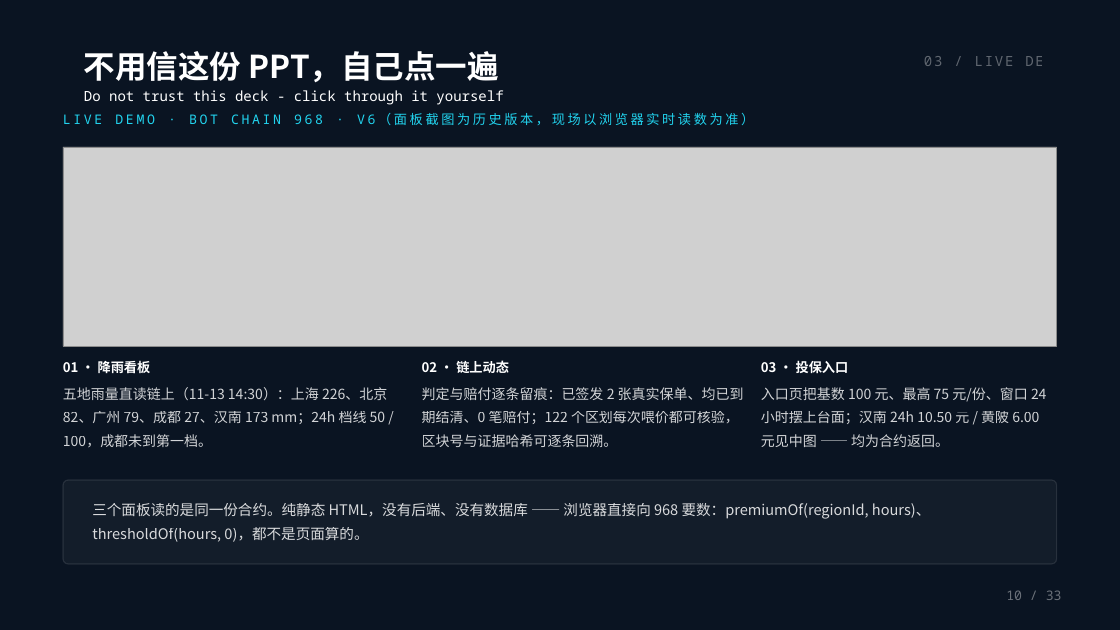
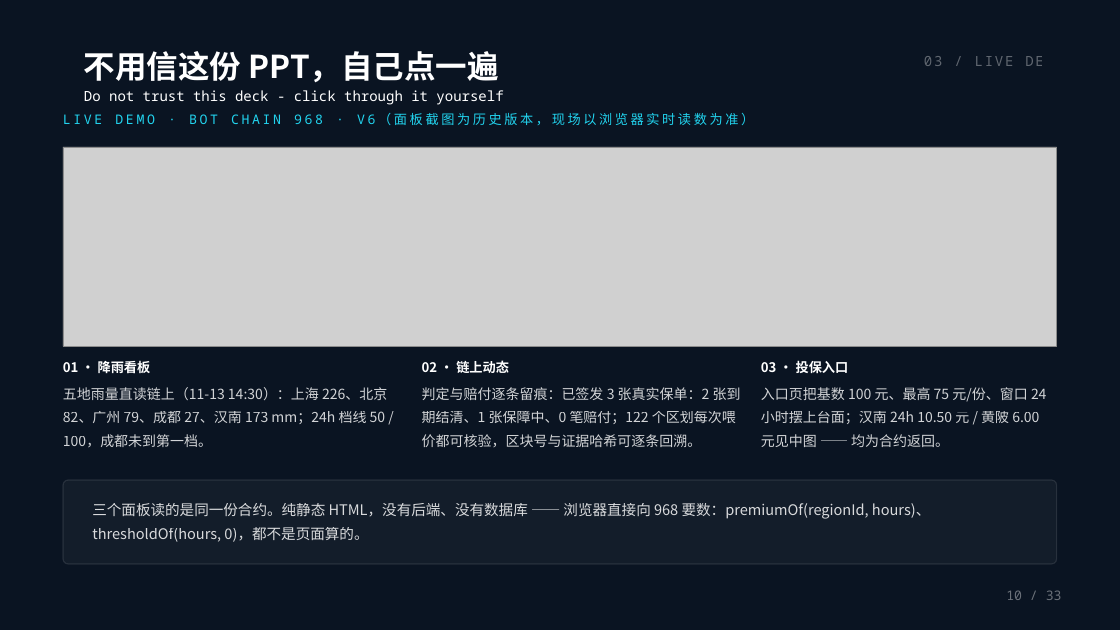
Before and after one commit to BruceLeezh/rainproof-pro, a slide deck: slide 10 of 01-参赛材料/交付物/PPT/雨证-路演PPT-答辩版-2026-10-28.pptx. Drawn at 1120x630 pixels with LibreOffice and Linux fonts; fonts in the diff are those of the drawing; grey boxes stand for pictures. Boxes give left, top, right and bottom in pixels: in the first picture for what was removed or moved away, otherwise in the second. Text is boxed around its words. In the diff, an @@ line names an element or a change of style, - is before the commit and + after.

```diff
--- a/01-参赛材料/交付物/PPT/雨证-路演PPT-答辩版-2026-10-28.pptx
+++ b/01-参赛材料/交付物/PPT/雨证-路演PPT-答辩版-2026-10-28.pptx
@@ text at box(422, 387, 741, 447): text changed @@
-判定与赔付逐条留痕：已签发 2 张真实保单、均已到期结清、0 笔赔付；122 个区划每次喂价都可核验，区块号与证据哈希可逐条回溯。
+判定与赔付逐条留痕：已签发 3 张真实保单：2 张到期结清、1 张保障中、0 笔赔付；122 个区划每次喂价都可核验，区块号与证据哈希可逐条回溯。
```
Also in this commit, not shown: 1 other slide changed, 39 other files.
